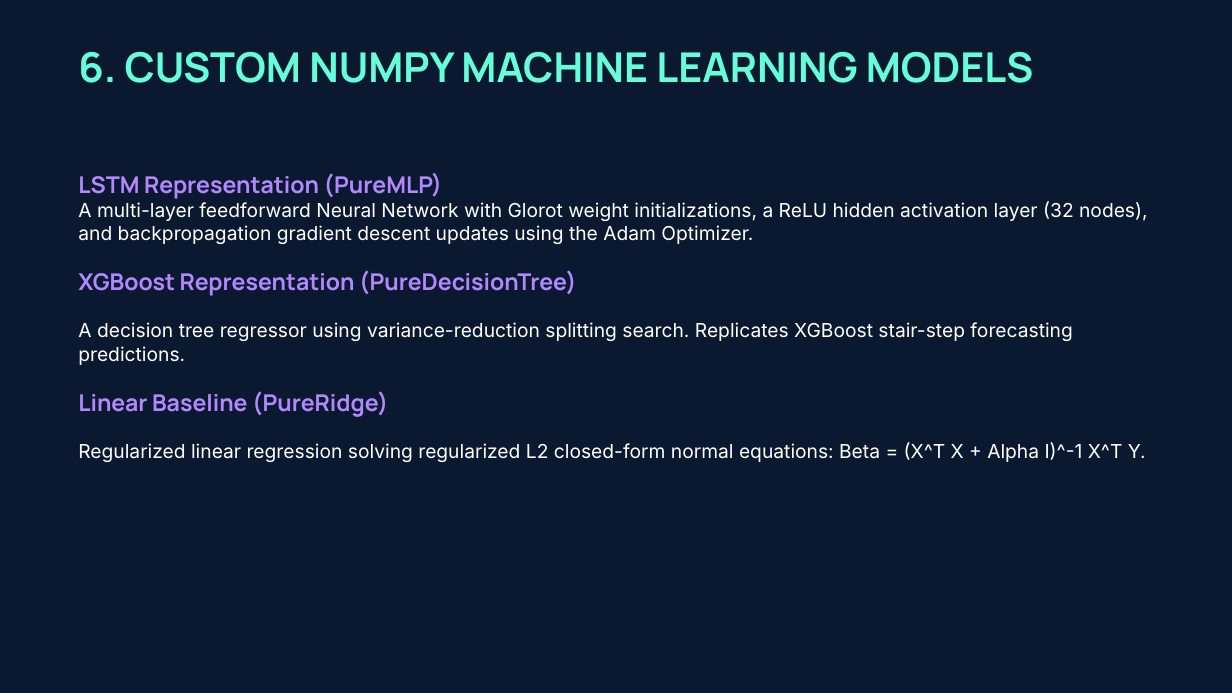
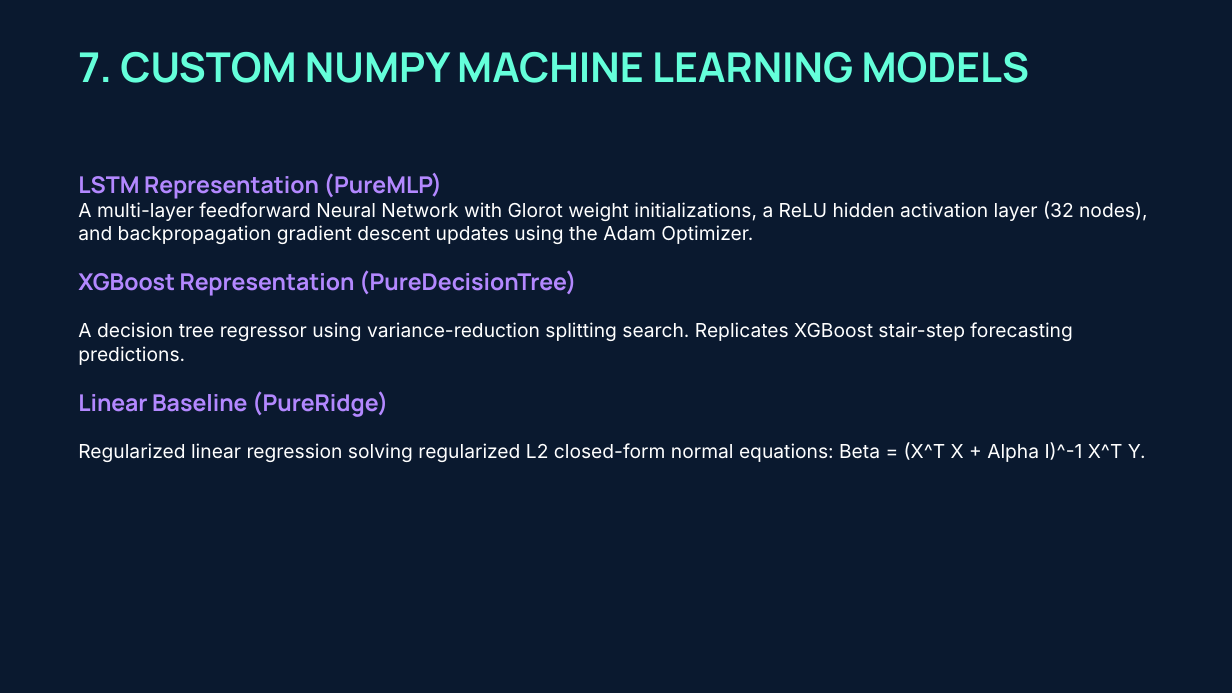
Before and after one commit to shikhasrivastava0574-afk/Smart-Grid-Sync, a slide deck: slide 8 of smart_grid_sync_final_presentation.pptx (slide 7 before the commit). Drawn at 1232x693 pixels with LibreOffice and Linux fonts; fonts in the diff are those of the drawing. Boxes give left, top, right and bottom in pixels: in the first picture for what was removed or moved away, otherwise in the second. Text is boxed around its words. In the diff, an @@ line names an element or a change of style, - is before the commit and + after.

```diff
--- a/smart_grid_sync_final_presentation.pptx
+++ b/smart_grid_sync_final_presentation.pptx
@@ text at [78, 52, 1030, 83]: text changed @@
-6. CUSTOM NUMPY MACHINE LEARNING MODELS
+7. CUSTOM NUMPY MACHINE LEARNING MODELS
```
Also in this commit, not shown: 6 other slides changed, 1 slide added, 5 other files.
